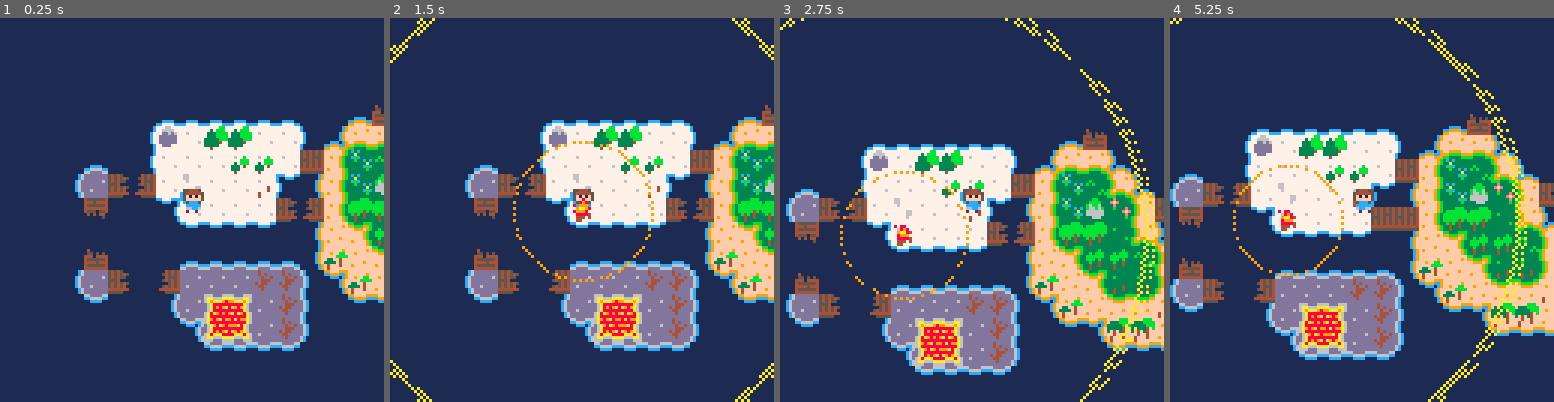
Above: before the commit, frames 1-4 (left to right).
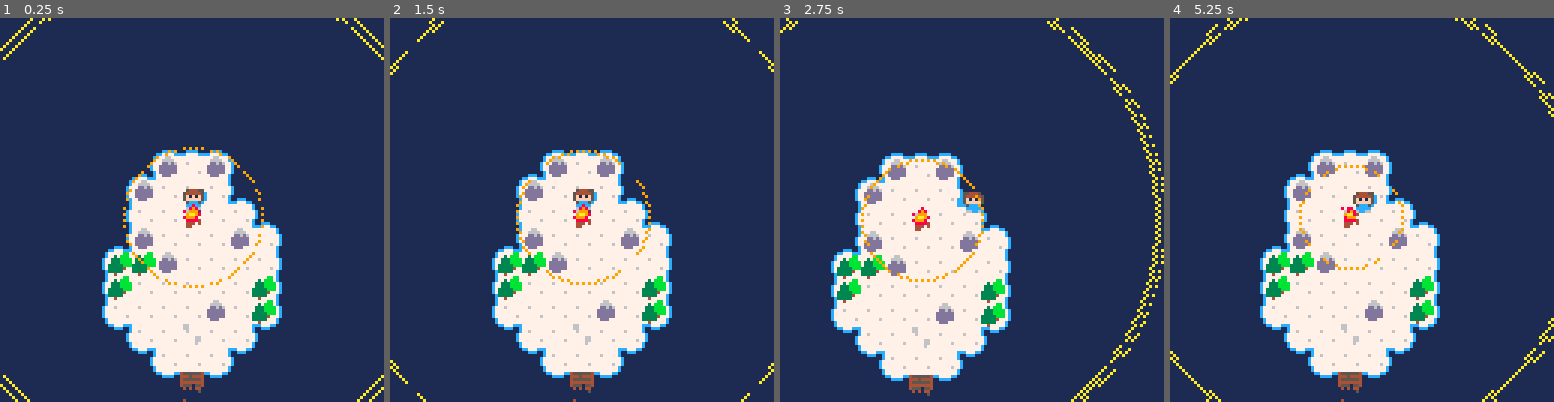
Above: after the commit, the same moments.

Repository: git2358/ggj19re
Game: PICO-8 cartridge cobsgame.p8
Two runs of this game, one before a commit and one after it. Both use one fixed random seed, a clock stepped at 60 frames per second and the inputs below.
Inputs:
- Up to frame 1 (0.25 s): no input
- Up to frame 2 (1.5 s): tap X (X key) at 0.33, 1.07 s; tap O (Z key) at 0.7 s
- Up to frame 3 (2.75 s): hold Right 1.6-2.1 s; tap O (Z key) at 1.7, 2.1, 2.5 s; tap X (X key) at 1.85 s; hold Up 2.15-2.42 s; hold Right from 2.47 s (still down)
- Up to frame 4 (5.25 s): tap O (Z key) every 0.4 s from 2.9 to 4.9 s; tap X (X key) at 2.97, 4.08, 5.2 s; release Right at 3.03 s; hold Left 3.08-3.58 s; hold Down 3.63-3.97 s; hold Right 4.02-4.68 s; hold Up 4.73-5.03 s; hold Left from 5.08 s (still down)

The runs differ from the first frame. In frame 1, 36% of the frame differs, in the area x 0-100%, y 0-100%; in frame 2, 36%; in frame 3, 42%; in frame 4, 42%.

Commit message:
Merge fire lifetime and animation timer into one value + nicer walkcycle

Diff:
--- a/cobsgame.p8
+++ b/cobsgame.p8
@@ -6,21 +6,21 @@
 local t,f=true,false
 local px,py,ps,pwt,pct
 local cx,cy,ctx,cty
-local fx,fy,fl,fr1,fr2,ft
+local fx,fy,fr1,fr2,ft
 
 function _init()
 
 	reload()
 
 	-- player
-	px,py=508,132
-	ps=0b01
+	px,py=516,26
+	ps=0b10
 	pwt,pct=0,0
 
 	-- campfire
-	fx,fy=nil,nil
-	fl=0
-	fr1,fr2=0,0
+	fx,fy=516,28
+	ft=1680
+	fr1,fr2=24,84
 
 	-- camera
 	ctx,cty=px,py
@@ -145,10 +145,10 @@
 
 	-- campfires
 	if fx!=nil and fy!=nil then
-		fl-=1
-		if (fl<0) fx,fy=nil,nil
-		fr1=-0.04*(1680-fl)+24
-		fr2=-0.05*(1680-fl)+84
+		ft-=1
+		if (ft<0) fx,fy=nil,nil
+		fr1=-0.04*(1680-ft)+24
+		fr2=-0.05*(1680-ft)+84
 	end
 	if btn(4) and
 		not fget(mget(ptx,pty),4)
@@ -161,7 +161,7 @@
  	end
  	if ok then
   	fx,fy=px,py
-  	fl=1680
+  	ft=1680
   	fr1,fr2=24,84
   end
 	end
@@ -190,9 +190,9 @@
 end
 
 function frdr()
-	local fs=fl%20<10 and 12 or 11
-	if fl<1080 then
-		fs=fl%40<20 and 14 or 13
+	local fs=ft%20<10 and 12 or 11
+	if ft<1080 then
+		fs=ft%40<20 and 14 or 13
 	end
 	spr(fs,fx-cx-4,fy-cy-4)
 end
@@ -218,7 +218,7 @@
 	-- player
 	local pxo
 	pxo=band(ps,2)==0 and 4 or 3
-	spr(pwt%18<9 and 1 or 2,
+	spr((pwt+8)%18<9 and 1 or 2,
 		px-pxo-cx,py-cy-7,1,1,
 		band(ps,2)==0)
 
@@ -231,7 +231,7 @@
 
 	-- campfire circles
 	if fx!=nil and fy!=nil then
- 	if fl%20<10 then
+ 	if ft%20<10 then
  		fillp(0xa5a5+0b.1)
  	else
  		fillp(0x5a5a+0b.1)
@@ -313,26 +313,17 @@
 0100000000000000000000000000000000000000000000000000000000001213000000000000000000000000000010100000000000000000000000000000141500181800001818000018180001180001010101010101010100000000010101010101000001010100000000000101010101010001010100010000000101010101
 0000000000000000000000000000000000000000000000000000000000000000000000000000000000000000000000000000000000000000000000000000000000000000000000000000000000000000000000000000000000000000000000000000000000000000000000000000000000000000000000000000000000000000
 __map__
-0000000000000000000000000000000000000000000000000000000000000000000000000000000000000000000000000000000000000000000000000000000000000000000000000000000000000000000000000000000000000000000000000000000000000000000000000000000000000000000000000000000000000000
-0000000000000000000000000000000000000000000000000000000000000000000000000000000000000000000000000000000000000000000000000000000000000000000000000000000000000000000000000000000000000000000000000000000000000000000000000000000000000000000000000000000000000000
-0000000000000000000000000000000000000000000000000000000000000000000000000000000000000000000000000000000000000000000000000000000000000000000000000000000000000000000000000000000000000000000000000000000000000000000000000000000000000000000000000000000000000000
-0000000000000000000000000000000000000000000000000000000000000000000000000000000000000000000000000000000000000000000000000000000000000000000000000000000000000000000000000000000000000000000000000000000000000000000000000000000000000000000000000000000000000000
-0000000000000000000000000000000000000000000000000000000000000000000000000000000000000000000000000000000000000000000000000000000000000000000000000000000000000000000000000000000000000000000000000000000000000000000000000000000000000000000000000000000000000000
-0000000000000000000000000000000000000000000000000000000000000000000000000000000000000000000000000000000000000000000000000000000000000000000000000000000000000000000000000000000000000000000000000000000000000000000000000000000000000000000000000000000000000000
-0000000000000000000000000000000000000000000000000000000000000000000000000000000000000000000000000000000000000000000000000000000000000000000000000000000000000000000000000000000000000000000000000000000000000000000000000000000000000000000000000000000000000000
-0000000000000000000000000000000000000000000000000000000000000000000000000000000000000000000000000000000000000000000000000000000000000000000000000000000000000000000000000000000000000000000000000000000000000000000000000000000000000000000000000000000000000000
-0000000000000000000000000000000000000000000000000000000000000000000000000000000000000000000000000000000000000000000000000000000000000000000000000000000000000000000000000000000000000000000000000000000000000000000000000000000000000000000000000000000000000000
-0000000000000000000000000000000000000000000000000000000000000000000000000000000000000000000000000000000000000000000000000000000000000000000000000000000000000000000000000000000000000000000000000000000000000000000000000000000000000000000000000000000000000000
-0000000000000000000000000000000000000000000000000000000000000000000000000000000000000000000000000000000000000000000000000000000000000000000000000000000000000000000000000000000000000000000000000000000000000000000000000000000000000000000000000000000000000000
-0000000000000000000000000000000000000000000000000000000000000000000000000000000000000000000000000000000000000000000000000000000000000000000000000000000000000000000000000000000000000000000000000000000000000000000000000000000000000000000000000000000000000000
-00000000000000000000000000000000000000000000000000000000000000000000000000000000000000000000000000000000000000000000000000007171717171710000751f0000000000000000000000000000000000000000000000000000000000000000000000000000000000000000000000000000000000000000
-0000000000000000000000000000000000000000000000000000000000000000000000000000000000000000000000000000000000000000000000000061734041414040705779795600000000000000000000000000000000000000000000000000000000000000000000000000000000000000000000000000000000000000
-00000000000000000000000000000000000000000000000000000000000000000000000000000000000000000000000000000000000000000000007d00614040404242402e697a6a5a56000000000000000000000000000000000000000000000000000000000000000000000000000000000000000000000000000000000000
-000000000000000000000000000000000000000000000000000000000000000000000000000000000000000000000000000000000000000000006d4e3e1e40724040435065697a7b6b783e0000000000000000000000000000000000000000000000000000000000000000000000000000000000000000000000000000000000
-00000000000000000000000000000000000000000000000000000000000000000000000000000000000000000000000000000000000000000000003f000051404040403e1e694949485a560000000000000000000000000000000000000000000000000000000000000000000000000000000000000000000000000000000000
-00000000000000000000000000000000000000000000000000000000000000000000000000000000000000000000000000000000000000000000000000000060606060006544594a4a6a787400000000000000000000000000000000000000000000000000000000000000000000000000000000000000000000000000000000
-00000000000000000000000000000000000000000000000000000000000000000000000000000000000000000000000000000000000000000000001f0000007d7d7d7d7d654644594b4b787400000000000000000000000000000000000000000000000000000000000000000000000000000000000000000000000000000000
-000000000000000000000000000000000000000000000000000000000000000000000000000000000000000000000000000000000000000000006d4e3e001e4e4e4e4d4d7c5546446868477400000000000000000000000000000000000000000000000000000000000000000000000000000000000000000000000000000000
-00000000000000000000000000000000000000000000000000000000000000000000000000000000000000000000000000000000000000000000006c00006d4e6e6f4e4d7c0064554545447400000000000000000000000000000000000000000000000000000000000000000000000000000000000000000000000000000000
-0000000000000000000000000000000000000000000000000000000000000000000000000000000000000000000000000000000000000000000000000000005d7e7f4e4d7c0000006464640000000000000000000000000000000000000000000000000000000000000000000000000000000000000000000000000000000000
-000000000000000000000000000000000000000000000000000000000000000000000000000000000000000000000000000000000000000000000000000000006c6c6c6c000000000000000000000000000000000000000000000000000000000000000000000000000000000000000000000000000000000000000000000000
+0000000000000000000000000000000000000000000000000000000000000000000000000000000000000000000000000000000000000000000000000000007171710000000000000000000000000000000000000000000000000000000000000000000000000000000000000000000000000000000000000000000000000000
+0000000000000000000000000000000000000000000000000000000000000000000000000000000000000000000000000000000000000000000000000000537340737000000000000000000000000000000000000000000000000000000000000000000000000000000000000000000000000000000000000000000000000000
+0000000000000000000000000000000000000000000000000000000000000000000000000000000000000000000000000000000000000000000000000061734040405200000000000000000000000000000000000000000000000000000000000000000000000000000000000000000000000000000000000000000000000000
+0000000000000000000000000000000000000000000000000000000000000000000000000000000000000000000000000000000000000000000000000061404040404052000000000000000000000000000000000000000000000000000000000000000000000000000000000000000000000000000000000000000000000000
+0000000000000000000000000000000000000000000000000000000000000000000000000000000000000000000000000000000000000000000000000053734040407340700000000000000000000000000000000000000000000000000000000000000000000000000000000000000000000000000000000000000000000000
+0000000000000000000000000000000000000000000000000000000000000000000000000000000000000000000000000000000000000000000000006141417340404040700000000000000000000000000000000000000000000000000000000000000000000000000000000000000000000000000000000000000000000000
+0000000000000000000000000000000000000000000000000000000000000000000000000000000000000000000000000000000000000000000000006141404040404041700000000000000000000000000000000000000000000000000000000000000000000000000000000000000000000000000000000000000000000000
+0000000000000000000000000000000000000000000000000000000000000000000000000000000000000000000000000000000000000000000000006140404040734041700000000000000000000000000000000000000000000000000000000000000000000000000000000000000000000000000000000000000000000000
+0000000000000000000000000000000000000000000000000000000000000000000000000000000000000000000000000000000000000000000000000051404072404050000000000000000000000000000000000000000000000000000000000000000000000000000000000000000000000000000000000000000000000000
+0000000000000000000000000000000000000000000000000000000000000000000000000000000000000000000000000000000000000000000000000000514040405000000000000000000000000000000000000000000000000000000000000000000000000000000000000000000000000000000000000000000000000000
+000000000000000000000000000000000000000000000000000000000000000000000000000000000000000000000000000000000000000000000000000000603f600000000000000000000000000000000000000000000000000000000000000000000000000000000000000000000000000000000000000000000000000000
+000000000000000000000000000000000000000000000000000000000000000000000000000000000000000000000000000000000000000000000000000000711f000000000000000000000000000000000000000000000000000000000000000000000000000000000000000000000000000000000000000000000000000000
+0000000000000000000000000000000000000000000000000000000000000000000000000000000000000000000000000000000000000000000000000000004040520000000000000000000000000000000000000000000000000000000000000000000000000000000000000000000000000000000000000000000000000000
+0000000000000000000000000000000000000000000000000000000000000000000000000000000000000000000000000000000000000000000000000000004040400000000000000000000000000000000000000000000000000000000000000000000000000000000000000000000000000000000000000000000000000000
